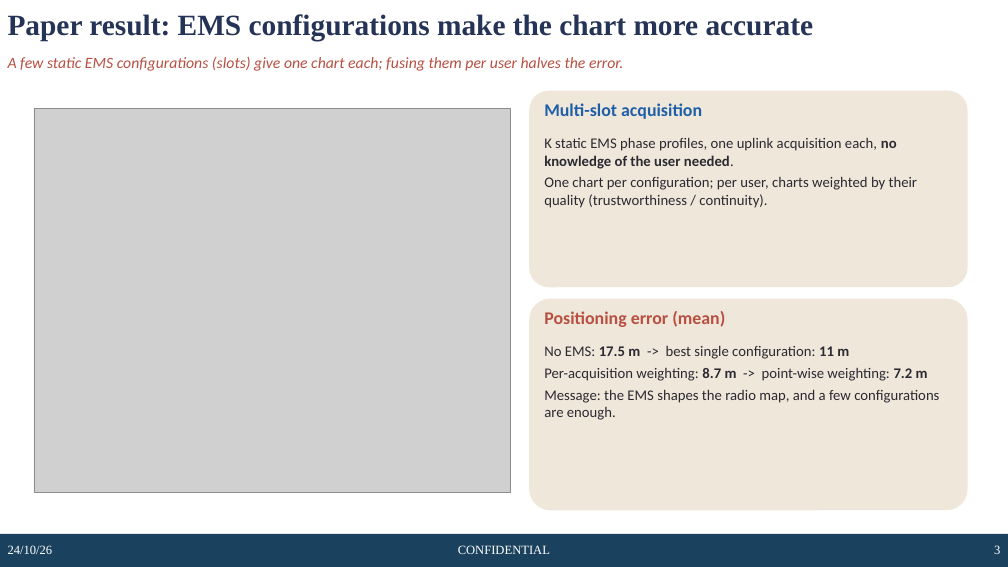
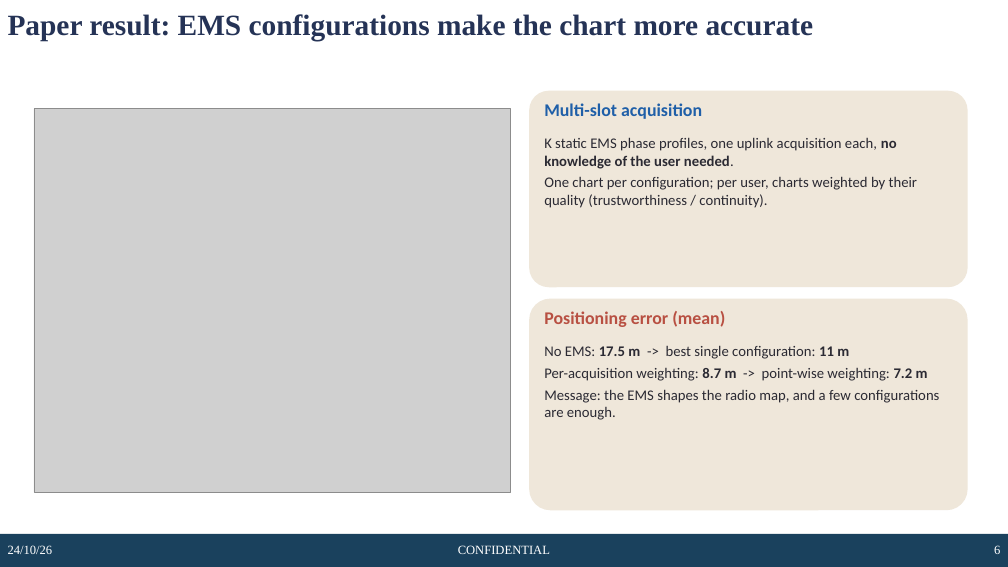
Before and after one commit to rizianno/Channel-charting-in-smart-radio-environments, a slide deck: slide 6 of slides/CC_EMS_configuration_slides.pptx (slide 4 before the commit). Drawn at 1008x567 pixels with LibreOffice and Linux fonts; fonts in the diff are those of the drawing; grey boxes stand for pictures; background and template pictures are left out. Boxes give left, top, right and bottom in pixels: in the first picture for what was removed or moved away, otherwise in the second. Text is boxed around its words. In the diff, an @@ line names an element or a change of style, - is before the commit and + after.

```diff
--- a/slides/CC_EMS_configuration_slides.pptx
+++ b/slides/CC_EMS_configuration_slides.pptx
@@ text removed at box(8, 57, 623, 71) @@
-A few static EMS configurations (slots) give one chart each; fusing them per user halves the error.
@@ page number at box(994, 545, 1000, 554): text changed @@
-3
+6
```
Also in this commit, not shown: 1 other slide changed, 7 slides added, 1 slide removed, 45 other files.
